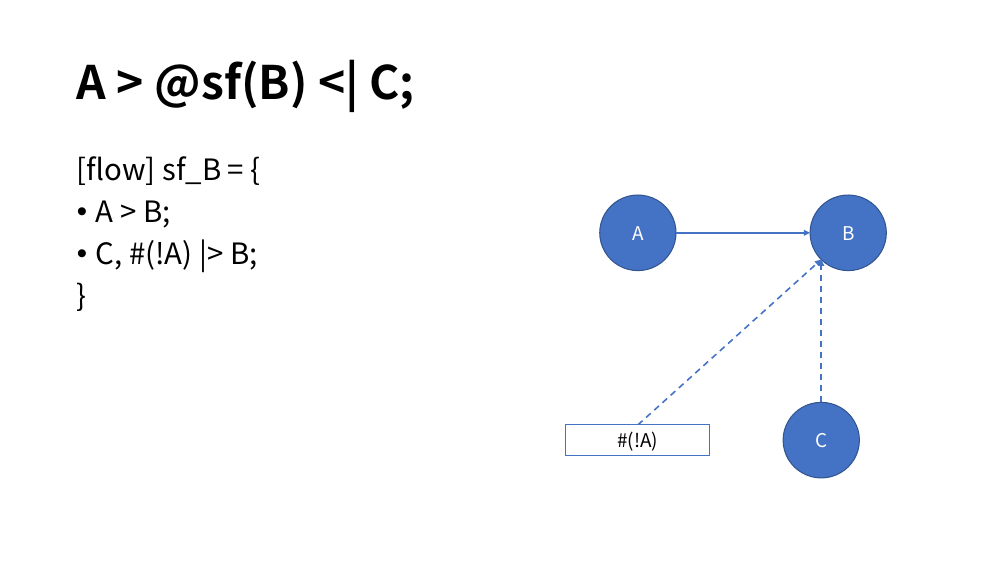
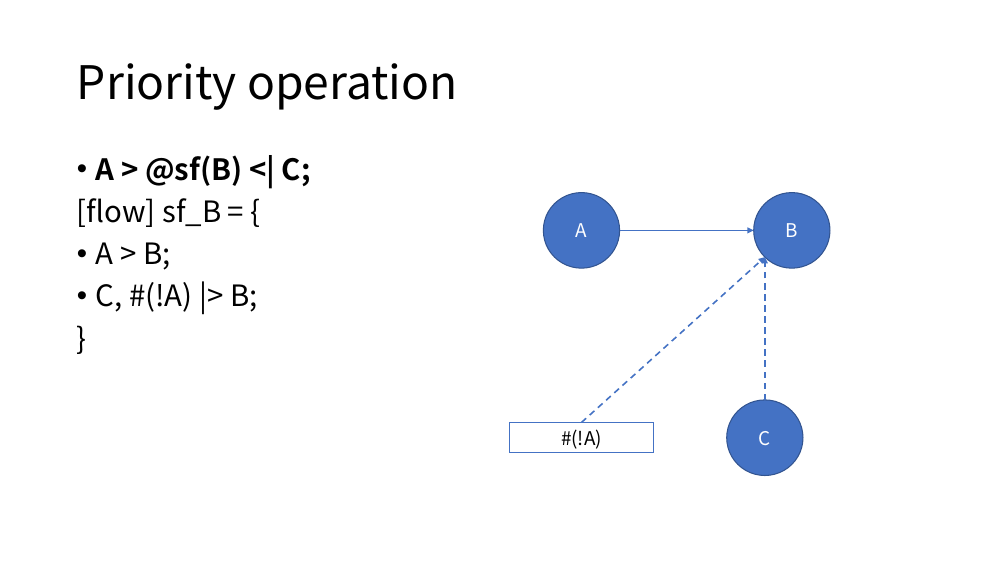
Before and after one commit to DualsoftDev/ds, a slide deck: slide 1 of Doc/PowerPoint/macro.pptx (slide 2 before the commit). Drawn at 1008x567 pixels with LibreOffice and Linux fonts; fonts in the diff are those of the drawing. Boxes give left, top, right and bottom in pixels: in the first picture for what was removed or moved away, otherwise in the second. Text is boxed around its words. In the diff, an @@ line names an element or a change of style, - is before the commit and + after.

```diff
--- a/Doc/PowerPoint/macro.pptx
+++ b/Doc/PowerPoint/macro.pptx
@@ title at [77, 63, 458, 110]: text changed; bold off @@
-A > @sf(B) <| C;
+Priority operation
@@ text at [96, 155, 311, 186]: paragraph added @@
+• A > @sf(B) <| C;
@@ 3 ellipses, 3 arrows, 1 rectangle: place and size @@
-3 ellipses, 3 arrows, 1 rectangle at [566, 195, 887, 478]
+3 ellipses, 3 arrows, 1 rectangle at [510, 193, 830, 476]
```
Also in this commit, not shown: 3 other slides changed.
